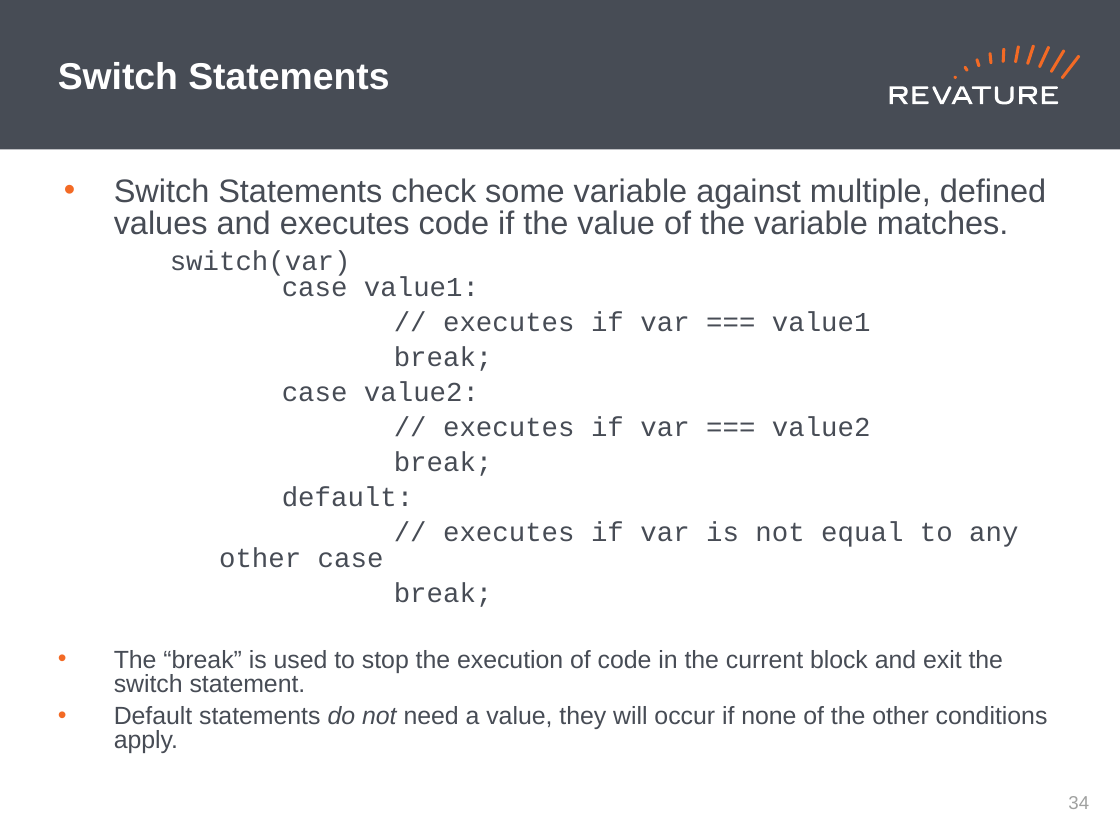
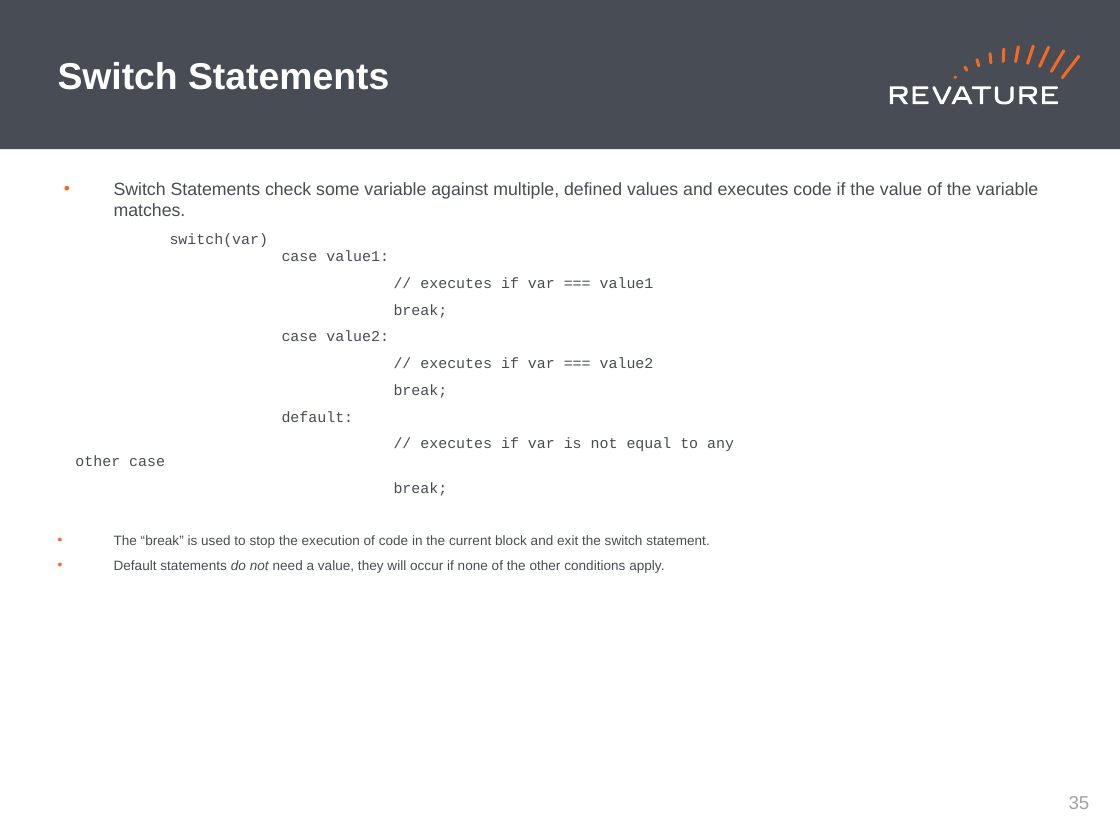
Before and after one commit to jhigherevature/ROCP-210412, a slide deck: slide 35 of powerpoints/Roc_Day02 - Operators_Methods_Arrays_FlowControl.pptx. Drawn at 1120x840 pixels with LibreOffice and Linux fonts; fonts in the diff are those of the drawing. Boxes give left, top, right and bottom in pixels: in the first picture for what was removed or moved away, otherwise in the second. Text is boxed around its words. In the diff, an @@ line names an element or a change of style, - is before the commit and + after.

```diff
--- a/powerpoints/Roc_Day02 - Operators_Methods_Arrays_FlowControl.pptx
+++ b/powerpoints/Roc_Day02 - Operators_Methods_Arrays_FlowControl.pptx
@@ text "Switch Statements check some variable ..." at [75,182,1038,573]: size 20.9 to 11.4 pt in "Switch Statements check some variable against multiple, ..."; size 17.6 to 9.6 pt in "switch(var) case value1:", "// executes if var === value1", "break;", "case value2:" and 5 more places; size 16 to 8.7 pt in "The “break” is used to stop the ...", "Default statements do not need a value, ..."; line spacing 0.8 to 1 @@
@@ page number at [1069,796,1090,809]: text changed @@
-34
+35
```
Also in this commit, not shown: 40 other slides changed, 11 other files.
